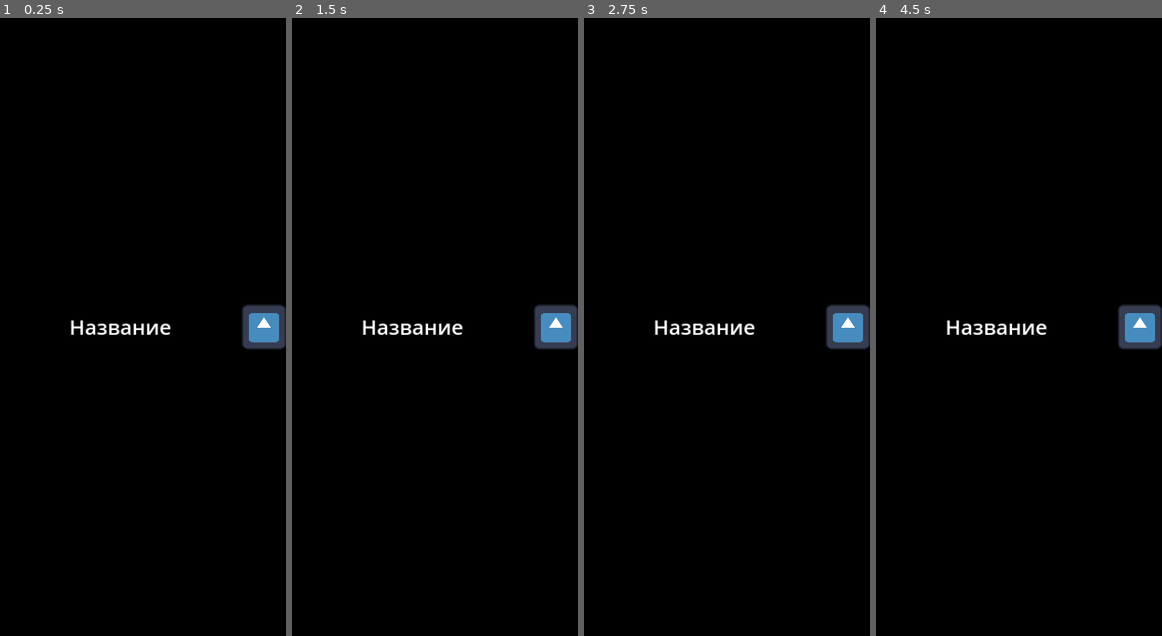
Above: before the commit, frames 1-4 (left to right).
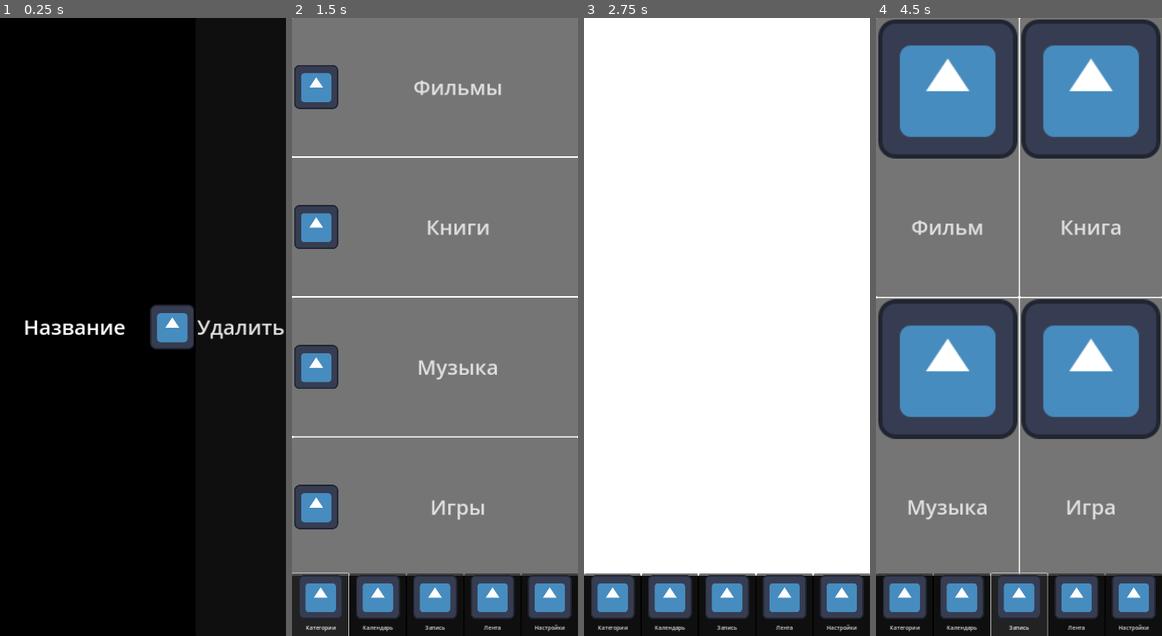
Above: after the commit, the same moments.

Repository: Maweill/ent-log-app
Game: Godot game, scene res://scenes/ui/movie_category_menu/movie_record_item/movie_record_item.tscn
The game is run twice, just before and just after one commit, with the same random seed, the same clock (stepped at 60 frames per second) and the same inputs. This scene is started directly instead of the project's main scene. The engine's default icon, where the game draws it, is replaced by a stand-in: a white triangle on a blue panel in a dark square.
Inputs (mouse positions are in pixels of both pictures, inside the frame that each line leads up to):
- Up to frame 1 (0.25 s): no input
- Up to frame 2 (1.5 s): click (532, 327) at 0.5 s, where only the run after the commit has a clickable "Удалить"; click "Категории" at 1.25 s
- Up to frame 3 (2.75 s): click (727, 85) at 2 s, where only the run after the commit has a clickable "Фильмы"
- Up to frame 4 (4.5 s): click "Календарь" at 2.75 s; click (1019, 228) at 3.5 s, where only the run after the commit has a clickable "Книги"; click "Запись" at 4.25 s

The runs differ from the first frame. In frame 1, 3.0% of the frame differs, in the area x 8-100%, y 46-54%; in frame 2, 97%, in the area x 0-100%, y 0-100%; in frame 3, 96%; in frame 4, 96%.
Error after the commit: Invalid access to property or key 'id' on a base object of type 'Nil'. (res://scenes/autoload/model_storage/model_storage.gd:25)

Commit message:
Реализовал удаление записи в списке

Diff:
--- a/scenes/autoload/model_storage/model_storage.gd
+++ b/scenes/autoload/model_storage/model_storage.gd
@@ -21,13 +21,13 @@
 	return model.id
 
 
-func remove_model(model_id: int, model_type: Enums.ModelType) -> void:
-	if model_id not in _models_data_by_type[model_type].keys():
+func remove_model(model: BaseModel) -> void:
+	if model.id not in _models_data_by_type[model.type].keys():
 		return
-	_models_data_by_type[model_type].erase(model_id)
-	var dir := DirAccess.open(_get_dir_path(model_type))
-	if dir.file_exists(str(model_id)):
-		dir.remove(str(model_id))
+	_models_data_by_type[model.type].erase(model.id)
+	var dir := DirAccess.open(_get_dir_path(model.type))
+	if dir.file_exists(str(model.id)):
+		dir.remove(str(model.id))
 
 
 func save_model(model: BaseModel) -> void:
@@ -88,7 +88,7 @@
 			var content = file.get_as_text()
 			file.close()
 			var data = JSON.parse_string(content)
-			_models_data_by_type[model_type][data.id] = data
+			_models_data_by_type[model_type][data.id as int] = data
 			file_name = dir.get_next()
 
 
--- a/scenes/ui/movie_category_menu/movie_record_item/movie_record_item.gd
+++ b/scenes/ui/movie_category_menu/movie_record_item/movie_record_item.gd
@@ -8,6 +8,14 @@
 @onready var _movie_name: Label = %MovieName
 @onready var _movie_rating: TextureRect = %MovieRating
 
+var _model: BaseModel
+
 func configure(movie_model: MovieModel) -> void:
+	_model = movie_model
 	_movie_name.text = movie_model.movie_name
 	_movie_rating.texture = _like_texture if movie_model.is_like else _dislike_texture
+
+
+func _on_delete_self_pressed() -> void:
+	ModelStorage.remove_model(_model)
+	queue_free()
--- a/scenes/ui/movie_category_menu/movie_record_item/movie_record_item.tscn
+++ b/scenes/ui/movie_category_menu/movie_record_item/movie_record_item.tscn
@@ -49,3 +49,10 @@
 layout_mode = 2
 texture = ExtResource("2_47umu")
 stretch_mode = 5
+
+[node name="DeleteSelf" type="Button" parent="HBoxContainer"]
+layout_mode = 2
+theme_override_font_sizes/font_size = 60
+text = "Удалить"
+
+[connection signal="pressed" from="HBoxContainer/DeleteSelf" to="." method="_on_delete_self_pressed"]
Not shown, changed: kanban_tasks_data.kanban
